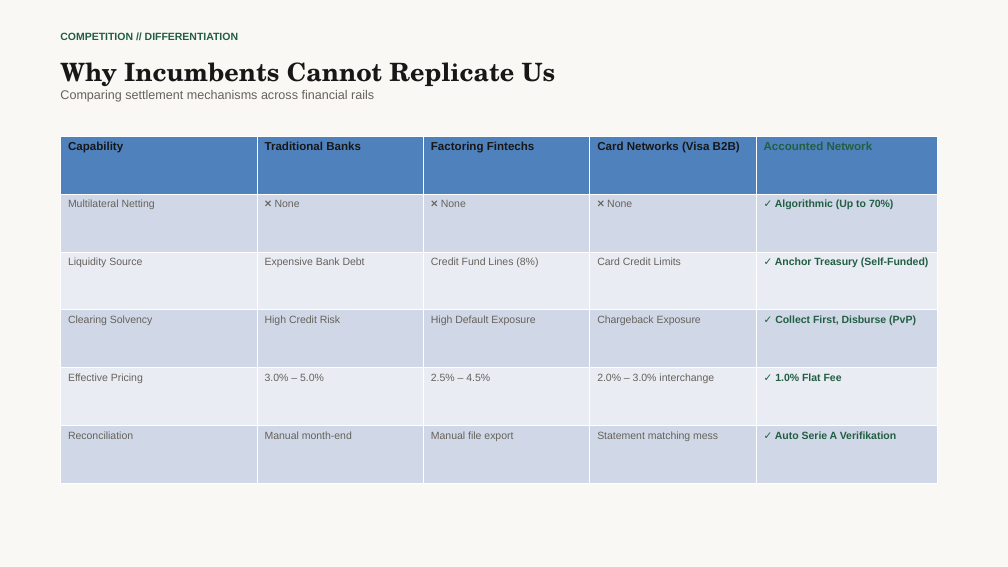
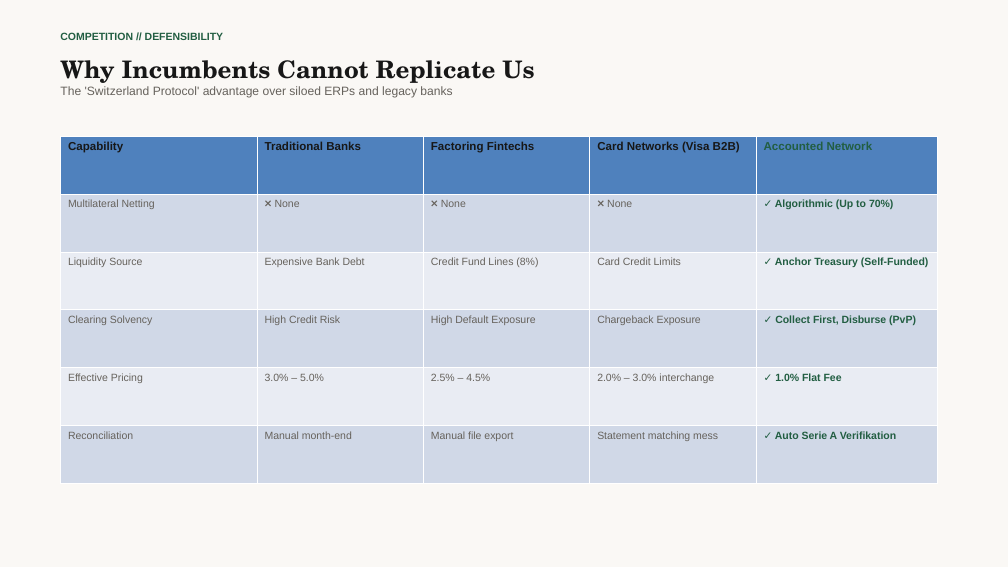
Before and after one commit to howieaccounted/accounted, a slide deck: slide 16 of public/docs/accounted_network_pitch_deck.pptx (slide 15 before the commit). Drawn at 1008x567 pixels with LibreOffice and Linux fonts; fonts in the diff are those of the drawing. Boxes give left, top, right and bottom in pixels: in the first picture for what was removed or moved away, otherwise in the second. Text is boxed around its words. In the diff, an @@ line names an element or a change of style, - is before the commit and + after.

```diff
--- a/public/docs/accounted_network_pitch_deck.pptx
+++ b/public/docs/accounted_network_pitch_deck.pptx
@@ text at box(60, 32, 223, 40): text changed @@
-COMPETITION // DIFFERENTIATION
+COMPETITION // DEFENSIBILITY
@@ text at box(60, 86, 452, 98): text changed; size 12 to 11.5 pt @@
-Comparing settlement mechanisms across financial rails
+The 'Switzerland Protocol' advantage over siloed ERPs and legacy banks
@@ text at box(60, 60, 534, 83): size 24 to 23 pt in "Why Incumbents Cannot Replicate Us" @@
```
Also in this commit, not shown: 14 other slides changed, 3 slides added, 1 slide removed, 2 other files.
